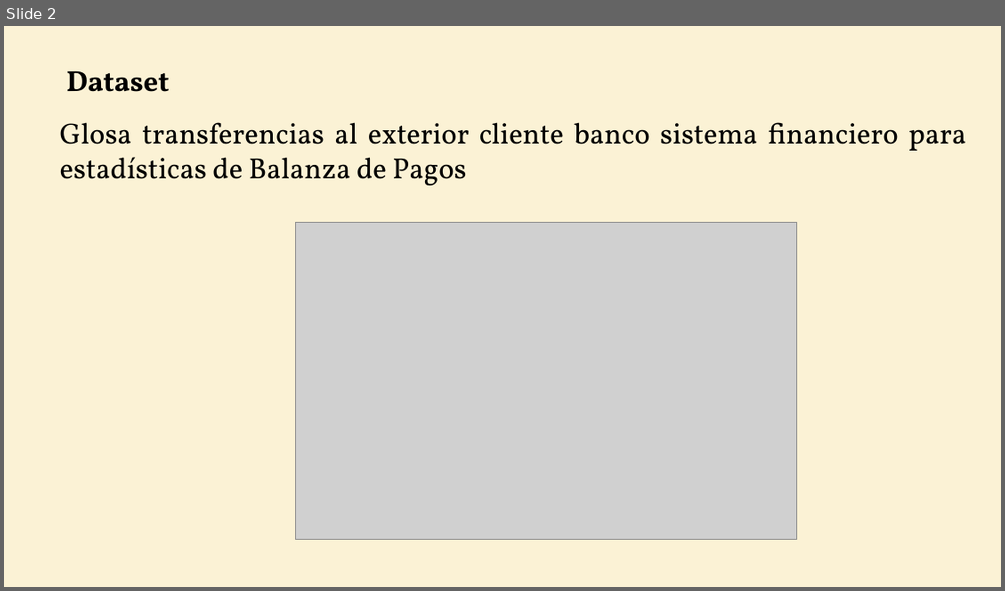
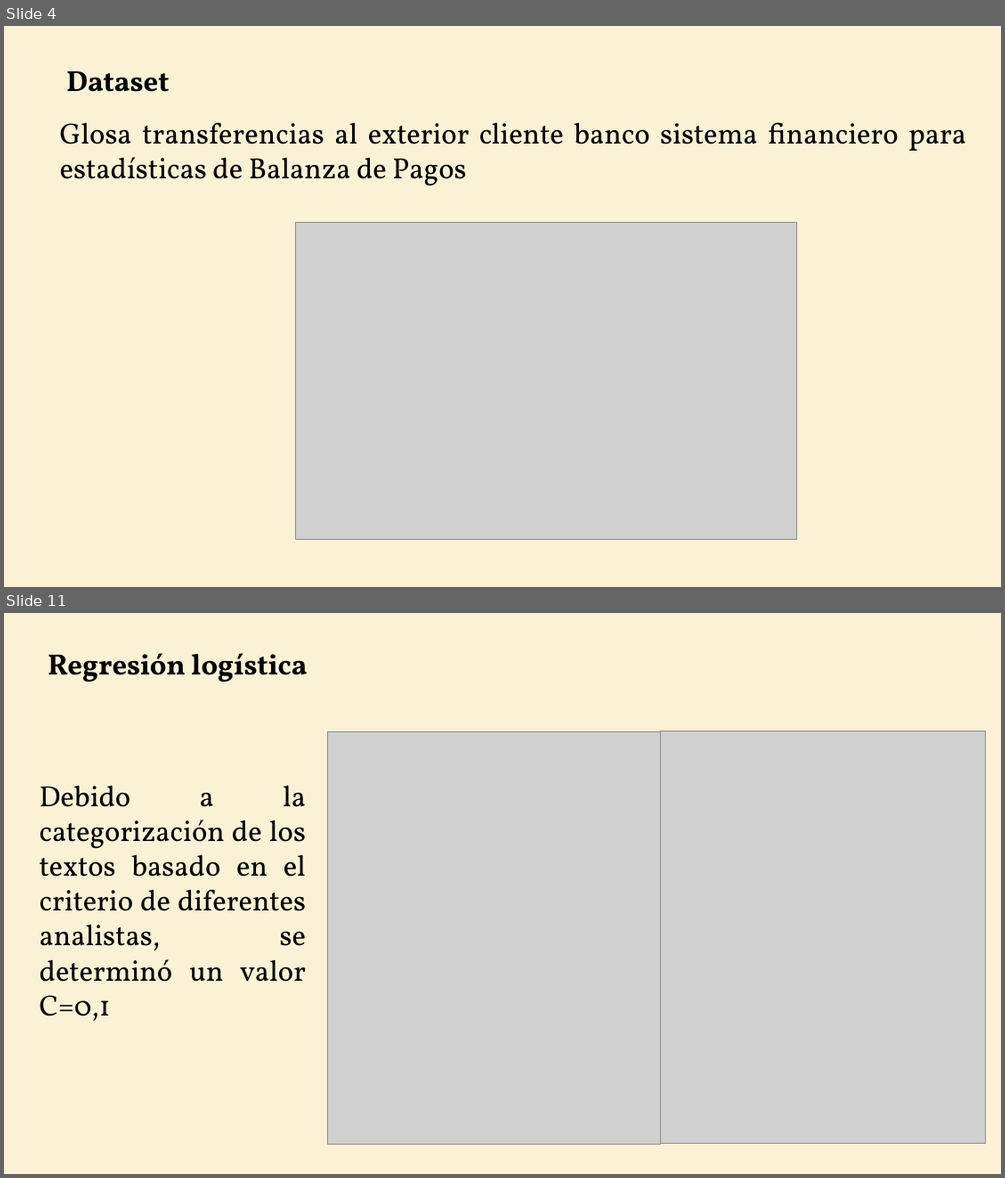
Before and after one commit to WilderGitHub/MCD, a slide deck: II. 08 Minería de Datos II/Proyecto Final.pptx. Shown one above the other, each under a label of ours: slide 2 before the commit, slides 4 and 11 after it; the slides between them are not shown. The pictures are 1005x591 and 1005x1178 pixels, drawn with LibreOffice and Linux fonts; fonts in the diff are those of the drawing; grey boxes stand for pictures. Boxes give left, top, right and bottom in pixels: in the first picture for what was removed or moved away, otherwise in the second. Text is boxed around its words. In the diff, an @@ line names an element or a change of style, - is before the commit and + after.

```diff
--- a/II. 08 Minería de Datos II/Proyecto Final.pptx
+++ b/II. 08 Minería de Datos II/Proyecto Final.pptx
@@ slide 11 added at [4, 613, 1001, 1174], background #F7DD93 at 38% opacity @@
@@ text added at [48, 653, 307, 682], 28 pt, text #000000, bold @@
+Regresión logística
@@ picture added at [327, 732, 661, 1144] @@
@@ picture added at [661, 730, 985, 1143] @@
@@ text added at [40, 785, 306, 1021], 28 pt, text #000000 @@
+Debido a la categorización de los textos basado en el criterio de diferentes analistas, se determinó un valor C=0,1
@@ what was slide 2 is now slide 4 @@
```
Also in this commit, not shown: 2 slides changed, 12 other slides added, 8 slides removed, 1 other file.
